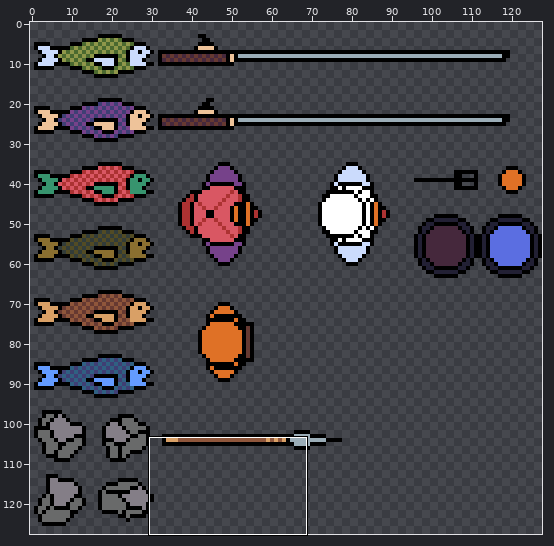
Pixel-art file, stored at spritesheet.ase. Above, an overview of the earlier version with the close-up marked.
Close-up. Before the commit:
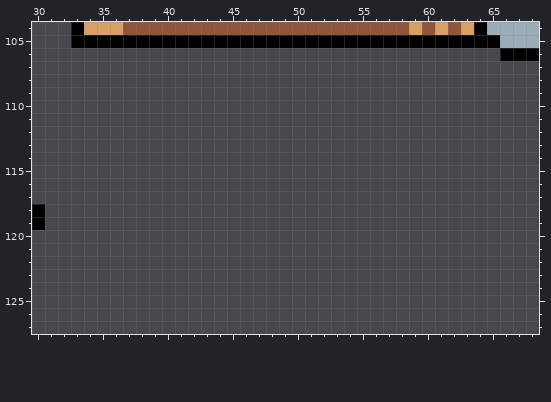
128x128 pixels, 1 frame. Shown: x 30..68, y 104..127.
The result:
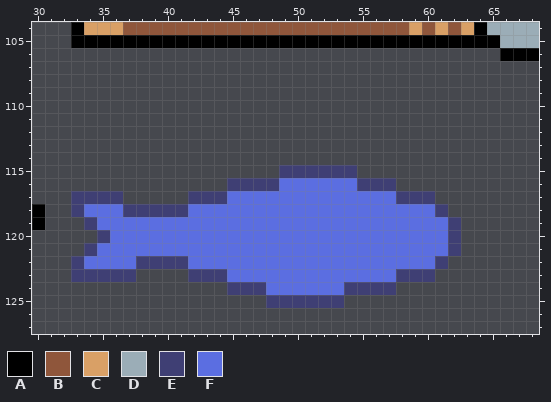
Palette (. is transparent): A #000000  B #8f563b  C #d9a066  D #9badb7  E #3f3f74  F #5b6ee1
Edits made:
Layer "feesh":
The author put colour E in row 115 at x 49 to 54; in row 116 at x 45 to 48 and 55 to 57; in row 117 at x 33 to 36, 42 to 44 and 58 to 60; in row 118 at x 33, 37 to 41 and 61; in row 119 at x 34 and 62; in row 120 at x 35 and 62.
The author put colour E in row 121 at x 34 and 62; in row 122 at x 33, 38 to 41 and 61; in row 123 at x 33 to 37, 42 to 44 and 58 to 60; in row 124 at x 45 to 47 and 54 to 57; in row 125 at x 48 to 53.
The author put colour F in row 116 at x 49 to 54; in row 117 at x 45 to 57; in row 118 at x 34 to 36 and 42 to 60; in row 119 at x 35 to 61; in row 120 at x 36 to 61; in row 121 at x 35 to 61.
The author put colour F in row 122 at x 34 to 37 and 42 to 60; in row 123 at x 45 to 57; in row 124 at x 48 to 53.
